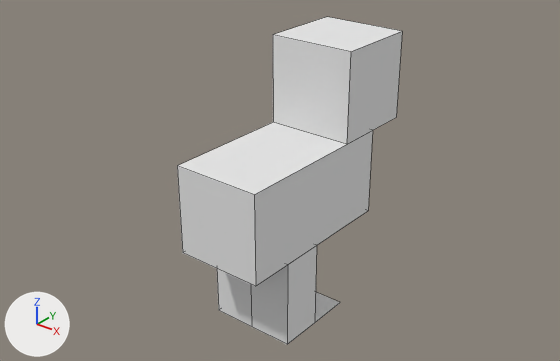
The OBJ model Assets/Models/Animals/UglyDulce.obj as it was, and as the next commit left it.
One viewpoint serves both versions: a camera (50 mm lens) standing at (0.581, -0.538, 0.714) and looking at (-0.016, 0.207, 0.252). The axes (+X, +Y, +Z) are drawn at lower left. The lights are the same throughout. Mesh edges are drawn as thin lines. Where no turn or scale is listed for an object, it has been applied to the vertices.

The first picture shows 'Body', 'FootBackRight', 'Head', 'LegBackLeft', 'LegBackRight'.
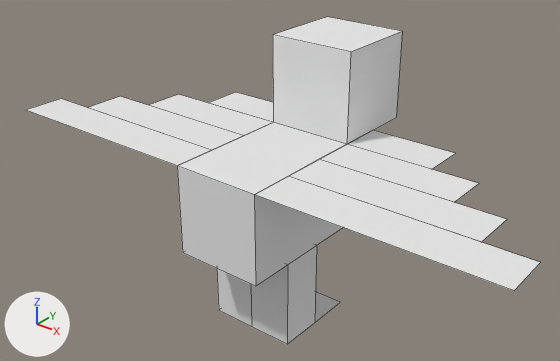
Commit message: UglyDulce model updated

The change, as a diff of the scene's bpy script:
```diff
--- a/Assets/Models/Animals/UglyDulce.obj.py
+++ b/Assets/Models/Animals/UglyDulce.obj.py
@@ me_wingsright_003 @@
+me_wingsright_003.from_pydata([(0.375, 0.063, 0.312), (0.375, 0.125, 0.312), (0.062, 0.125, 0.312), (0.062, 0.063, 0.312)], [], [(3, 0, 1, 2)])
+me_wingsright_003.materials.append(mat_m_0)  # white #e7e7e7
@@ me_wingsright_002 @@
+me_wingsright_002.from_pydata([(0.1875, 0.25, 0.3125), (0.1875, 0.3125, 0.3125), (0.0625, 0.3125, 0.3125), (0.0625, 0.25, 0.3125)], [], [(3, 0, 1, 2)])
+me_wingsright_002.materials.append(mat_m_0)  # white #e7e7e7
@@ me_wingsright_001 @@
+me_wingsright_001.from_pydata([(0.25, 0.188, 0.312), (0.25, 0.25, 0.312), (0.062, 0.25, 0.312), (0.062, 0.188, 0.312)], [], [(3, 0, 1, 2)])
+me_wingsright_001.materials.append(mat_m_0)  # white #e7e7e7
@@ me_wingsright @@
+me_wingsright.from_pydata([(0.312, 0.125, 0.312), (0.312, 0.188, 0.312), (0.062, 0.188, 0.312), (0.062, 0.125, 0.312)], [], [(3, 0, 1, 2)])
+me_wingsright.materials.append(mat_m_0)  # white #e7e7e7
@@ me_wingsleft_003 @@
+me_wingsleft_003.from_pydata([(-0.062, 0.063, 0.312), (-0.062, 0.125, 0.312), (-0.375, 0.125, 0.312), (-0.375, 0.063, 0.312)], [], [(3, 0, 1, 2)])
+me_wingsleft_003.materials.append(mat_m_0)  # white #e7e7e7
@@ me_wingsleft_002 @@
+me_wingsleft_002.from_pydata([(-0.062, 0.125, 0.312), (-0.062, 0.188, 0.312), (-0.312, 0.188, 0.312), (-0.312, 0.125, 0.312)], [], [(3, 0, 1, 2)])
+me_wingsleft_002.materials.append(mat_m_0)  # white #e7e7e7
@@ me_wingsleft_001 @@
+me_wingsleft_001.from_pydata([(-0.062, 0.188, 0.312), (-0.062, 0.25, 0.312), (-0.25, 0.25, 0.312), (-0.25, 0.188, 0.312)], [], [(3, 0, 1, 2)])
+me_wingsleft_001.materials.append(mat_m_0)  # white #e7e7e7
@@ me_wingsleft @@
+me_wingsleft.from_pydata([(-0.0625, 0.25, 0.3125), (-0.0625, 0.3125, 0.3125), (-0.1875, 0.3125, 0.3125), (-0.1875, 0.25, 0.3125)], [], [(3, 0, 1, 2)])
+me_wingsleft.materials.append(mat_m_0)  # white #e7e7e7
@@ ob_wingsright_003 @@
+ob_wingsright_003 = bpy.data.objects.new('WingsRight.003', me_wingsright_003)
+ob_wingsright_003.location = (0.0, 0.0, 0.0)
@@ ob_wingsright_002 @@
+ob_wingsright_002 = bpy.data.objects.new('WingsRight.002', me_wingsright_002)
+ob_wingsright_002.location = (0.0, 0.0, 0.0)
@@ ob_wingsright_001 @@
+ob_wingsright_001 = bpy.data.objects.new('WingsRight.001', me_wingsright_001)
+ob_wingsright_001.location = (0.0, 0.0, 0.0)
@@ ob_wingsright @@
+ob_wingsright = bpy.data.objects.new('WingsRight', me_wingsright)
+ob_wingsright.location = (0.0, 0.0, 0.0)
@@ ob_wingsleft_003 @@
+ob_wingsleft_003 = bpy.data.objects.new('WingsLeft.003', me_wingsleft_003)
+ob_wingsleft_003.location = (0.0, 0.0, 0.0)
@@ ob_wingsleft_002 @@
+ob_wingsleft_002 = bpy.data.objects.new('WingsLeft.002', me_wingsleft_002)
+ob_wingsleft_002.location = (0.0, 0.0, 0.0)
@@ ob_wingsleft_001 @@
+ob_wingsleft_001 = bpy.data.objects.new('WingsLeft.001', me_wingsleft_001)
+ob_wingsleft_001.location = (0.0, 0.0, 0.0)
@@ ob_wingsleft @@
+ob_wingsleft = bpy.data.objects.new('WingsLeft', me_wingsleft)
+ob_wingsleft.location = (0.0, 0.0, 0.0)
```

Where the change shows, as pixel boxes (x1, y1, x2, y2) in the pictures (560 x 361 px):
'WingsRight.003', added: after (255, 176, 540, 291)
'WingsRight', added: after (289, 160, 507, 242)
'WingsLeft.003', added: after (27, 99, 211, 166)
'WingsRight.001', added: after (319, 144, 479, 202)
'WingsLeft.002', added: after (88, 96, 243, 150)
'WingsLeft.001', added: after (149, 94, 272, 136)
'WingsRight.002', added: after (348, 130, 455, 169)
'WingsLeft', added: after (209, 92, 273, 122)
